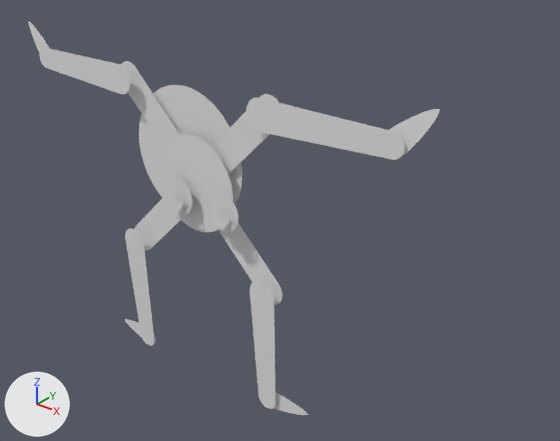
The FBX model Assets/Files/Models/Spider.fbx, before and after one commit.
Rendered twice from a 50 mm camera at (3.58, -3.52, 2.13) aimed at (0.55, 0.27, -0.22). The lights are fixed; the arrows at lower left show +X, +Y and +Z. Where no turn or scale is listed for an object, it has been applied to the vertices. Vertices at the same position are counted once.

Objects in the first picture: 'Butt', 'Eyes', 'Head', 'Leg.Mid.0', 'Leg.Mid.1', 'Leg.Mid.2', 'Leg.Mid.3', 'Leg.Root.0', 'Leg.Root.1', 'Leg.Root.2', 'Leg.Root.3', 'Leg.Tip.0', 'Leg.Tip.1', 'Leg.Tip.2', 'Leg.Tip.3'.
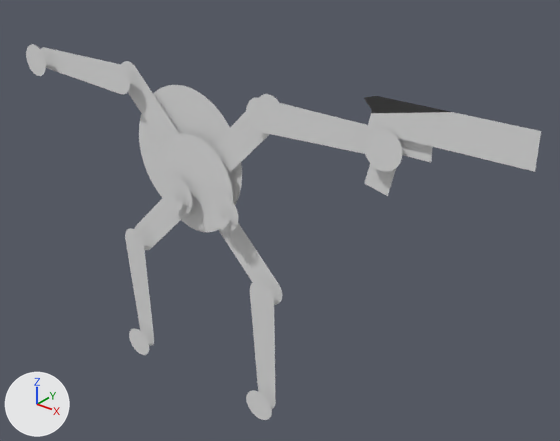
Where the change shows, as pixel boxes [x1, y1, x2, y2] in the pictures (560 x 441 px):
'Leg.Tip.0', reshaped, turned: before [389, 109, 440, 158]; after [364, 96, 541, 196]
'Leg.Tip.1', reshaped: before [274, 392, 308, 415]; after [246, 390, 272, 420]
'Leg.Tip.3', reshaped: before [28, 21, 50, 52]; after [26, 44, 46, 76]
'Leg.Tip.2', reshaped (34% narrower): before [125, 319, 156, 345]; after [129, 328, 149, 355]
part 1 of me_leg_tip_3, deleted: before [28, 21, 50, 52]
part 2 of me_leg_tip_3, added: after [26, 44, 46, 76]
part 3 of me_leg_tip_1, deleted: before [274, 392, 308, 415]
part 4 of me_leg_tip_1, added: after [246, 390, 272, 420]
part 5 of me_leg_tip_2, deleted: before [125, 319, 156, 345]
part 6 of me_leg_tip_2, added: after [129, 328, 149, 355]
part 7 of me_leg_tip_0, deleted: before [389, 109, 440, 158]
part 8 of me_leg_tip_0, built on: after [364, 96, 541, 196]

The change, as a list of edits to the scene's bpy script:
```text
Add mat_grey:
    mat_grey = principled_material('Grey')
    mat_grey.base_color = (0.8, 0.8, 0.8)  # white #e7e7e7
    mat_grey.roughness = 0.4
Change me_leg_tip_0:
    used by ob_leg_tip_0; parent = ob_leg_mid_0; location = (0.908, 0.0, 0.0); rotation_euler = (0.0, -0.785, 0.0), in degrees (0, -45, 0)
    remove me_leg_tip_0.from_pydata(...)  # 67 vertices, 48 faces; spans x -0.082..0.34, y 0.017..0.051, z -0.082..0.082
    add me_leg_tip_0.from_pydata(...)  # 46 vertices, 5 faces; spans x -0.151..0.832, y -0.092..-0.021, z -0.296..0.285
    me_leg_tip_0 part 7: the loose piece of 66 vertices spanning x -0.082..0.34, y 0.017..0.051, z -0.082..0.082 is deleted
    me_leg_tip_0 part 8
    1 vertex is removed from x 0.34, y 0.051, z 0.0
    46 vertices are added at x -0.151..0.832, y -0.092..-0.021, z -0.296..0.285
    1 new face joins them, mat_color (white #e7e7e7)
    4 new faces join them, mat_grey (white #e7e7e7)
    add me_leg_tip_0.materials.append(mat_grey)  # white #e7e7e7
Change me_leg_tip_3:
    used by ob_leg_tip_3; location = (-1.549, 0.0, 0.642)
    remove me_leg_tip_3.from_pydata(...)  # 67 vertices, 48 faces; spans x -0.242..0.082, y 0.017..0.051, z -0.082..0.242
    add me_leg_tip_3.from_pydata(...)  # 32 vertices, 1 face; spans x -0.121..0.121, y -0.092, z -0.121..0.121
    me_leg_tip_3 part 1: the loose piece of 66 vertices spanning x -0.242..0.082, y 0.017..0.051, z -0.082..0.242 is deleted
    me_leg_tip_3 part 2
    32 vertices are added at x -0.121..0.121, y -0.092, z -0.121..0.121
    1 new face joins them
Change me_leg_tip_1:
    used by ob_leg_tip_1; location = (0.642, 0.0, -1.549)
    remove me_leg_tip_1.from_pydata(...)  # 67 vertices, 48 faces; spans x -0.082..0.34, y 0.017..0.051, z -0.082..0.082
    add me_leg_tip_1.from_pydata(...)  # 32 vertices, 1 face; spans x -0.121..0.121, y -0.092, z -0.121..0.121
    me_leg_tip_1 part 3: the loose piece of 66 vertices spanning x -0.082..0.34, y 0.017..0.051, z -0.082..0.082 is deleted
    me_leg_tip_1 part 4
    32 vertices are added at x -0.121..0.121, y -0.092, z -0.121..0.121
    1 new face joins them
Change me_leg_tip_2:
    used by ob_leg_tip_2; location = (-0.642, 0.0, -1.549)
    remove me_leg_tip_2.from_pydata(...)  # 67 vertices, 48 faces; spans x -0.34..0.082, y 0.017..0.051, z -0.082..0.082
    add me_leg_tip_2.from_pydata(...)  # 32 vertices, 1 face; spans x -0.121..0.121, y -0.092, z -0.121..0.121
    me_leg_tip_2 part 5: the loose piece of 66 vertices spanning x -0.34..0.082, y 0.017..0.051, z -0.082..0.082 is deleted
    me_leg_tip_2 part 6
    32 vertices are added at x -0.121..0.121, y -0.092, z -0.121..0.121
    1 new face joins them
Change ob_leg_tip_0:
    ob_leg_tip_0.rotation_euler: (0.0, -0.785, 0.0) -> (0.0, 0.0, 0.0)  # degrees (0, -45, 0) -> degrees (0, 0, 0)
```
